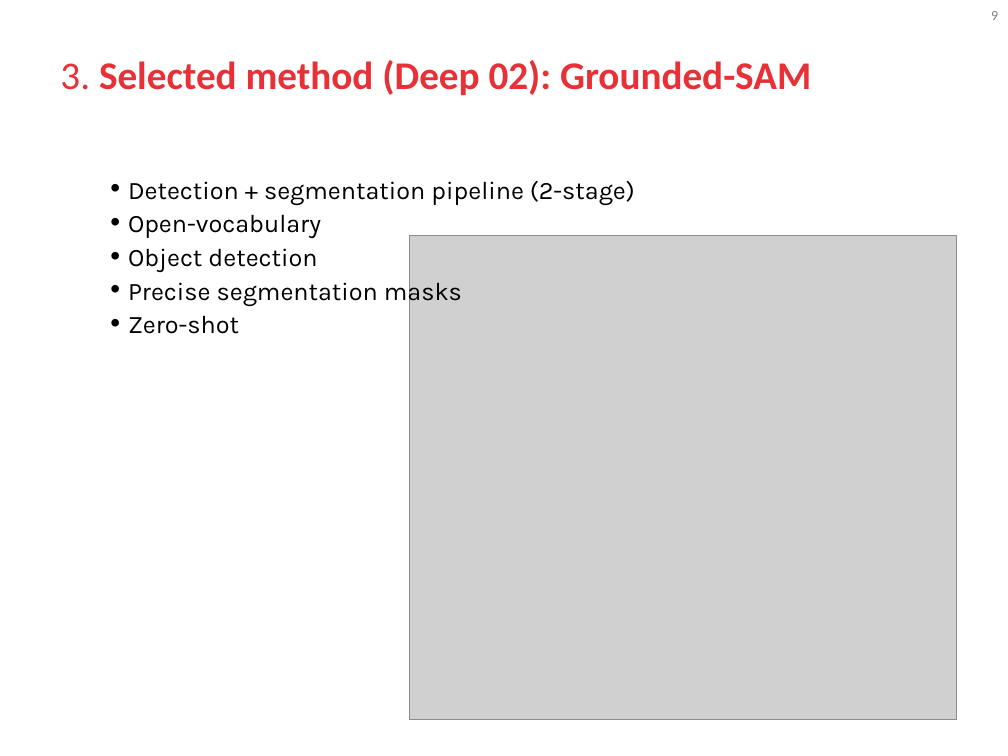
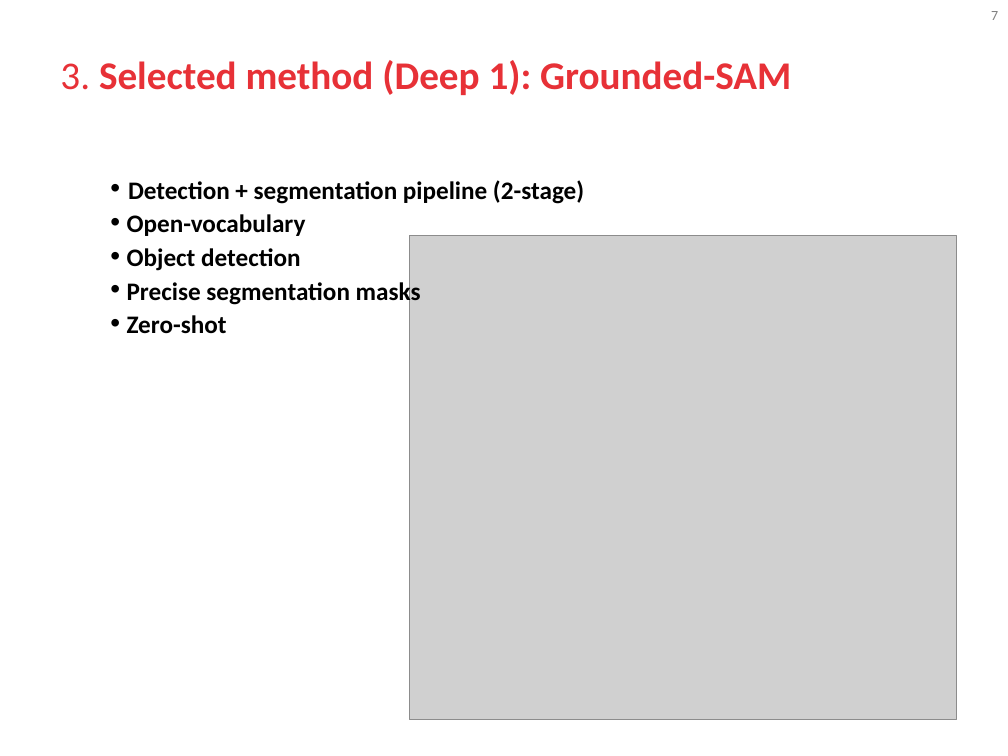
Before and after one commit to blooraayy/VA_RetoMichelin, a slide deck: slide 7 of docs/GIDIA_VA_Course_Project_Presentations.pptx (slide 9 before the commit). Drawn at 1008x756 pixels with LibreOffice and Linux fonts; fonts in the diff are those of the drawing; grey boxes stand for pictures; background and template pictures are left out. Boxes give left, top, right and bottom in pixels: in the first picture for what was removed or moved away, otherwise in the second. Text is boxed around its words. In the diff, an @@ line names an element or a change of style, - is before the commit and + after.

Commit message:
slides deep finished

```diff
--- a/docs/GIDIA_VA_Course_Project_Presentations.pptx
+++ b/docs/GIDIA_VA_Course_Project_Presentations.pptx
@@ page number at (991,11,998,20): text changed @@
-9
+7
@@ title at (60,60,791,95): text changed @@
-3. Selected method (Deep 02): Grounded-SAM
+3. Selected method (Deep 1): Grounded-SAM
@@ text "Detection + segmentation pipeline (2-stage)" at (127,180,584,334): font Karla to Calibri, bold on @@
```
Also in this commit, not shown: 4 other slides changed, 1 slide added, 2 slides removed, 1 other file.
